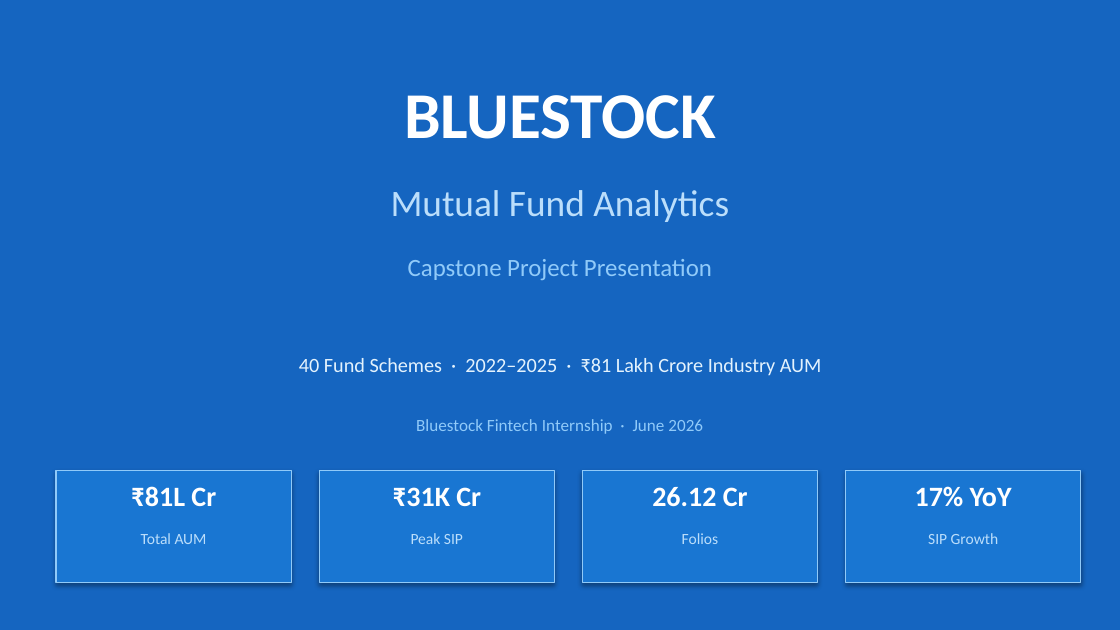
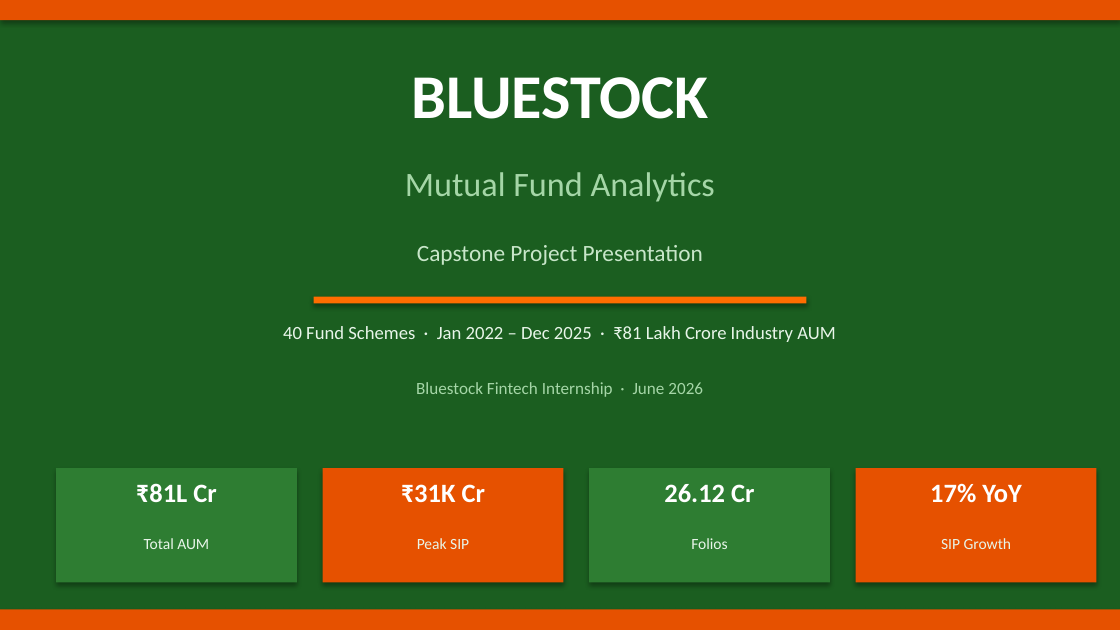
Before and after one commit to HellyPatel-05/MutualFundAnalytics, a slide deck: slide 1 of reports/Bluestock_MF_Presentation.pptx. Drawn at 1120x630 pixels with LibreOffice and Linux fonts; fonts in the diff are those of the drawing. Boxes give left, top, right and bottom in pixels: in the first picture for what was removed or moved away, otherwise in the second. Text is boxed around its words. In the diff, an @@ line names an element or a change of style, - is before the commit and + after.

```diff
--- a/reports/Bluestock_MF_Presentation.pptx
+++ b/reports/Bluestock_MF_Presentation.pptx
@@ background #1565C0 to #1B5E20 @@
@@ rectangle added at [0,0,1120,20], fill #E65100 @@
@@ text "BLUESTOCK": place and size @@
-text "BLUESTOCK" at [404,95,716,139]
+text "BLUESTOCK" at [412,77,709,119]
@@ text "BLUESTOCK" at [412,77,709,119]: size 42 to 40 pt @@
@@ text "Mutual Fund Analytics": place and size @@
-text "Mutual Fund Analytics" at [391,190,729,222]
+text "Mutual Fund Analytics" at [405,172,715,202]
@@ text "Mutual Fund Analytics" at [405,172,715,202]: size 24 to 22 pt, text colour #BBDEFB to #A5D6A7 @@
@@ text "Capstone Project Presentation": place and size @@
-text "Capstone Project Presentation" at [408,259,712,280]
+text "Capstone Project Presentation" at [417,245,703,265]
@@ text "Capstone Project Presentation" at [417,245,703,265]: size 16 to 15 pt, text colour #90CAF9 to #C8E6C9 @@
@@ rectangle: place and size @@
-rectangle at [56,470,291,582]
+rectangle at [314,297,806,304]
@@ rectangle at [314,297,806,304]: fill #1976D2 to #FF6D00; outline #90CAF9 0.75 pt to none @@
@@ text at [283,326,835,342]: text changed; size 13 to 12 pt; text colour #E3F2FD to #E8F5E9 @@
-40 Fund Schemes · 2022–2025 · ₹81 Lakh Crore Industry AUM
+40 Fund Schemes · Jan 2022 – Dec 2025 · ₹81 Lakh Crore Industry AUM
@@ text "Bluestock Fintech Internship · June ...": place and size @@
-text "Bluestock Fintech Internship · June ..." at [416,419,703,434]
+text "Bluestock Fintech Internship · June ..." at [416,382,703,397]
@@ text "Bluestock Fintech Internship · June ..." at [416,382,703,397]: text colour #90CAF9 to #A5D6A7 @@
@@ rectangle at [56,468,297,582]: fill #1976D2 to #2E7D32; outline #90CAF9 0.75 pt to none @@
@@ rectangle: place and size @@
-rectangle at [319,470,554,582]
+rectangle at [56,468,297,582]
@@ rectangle: place and size @@
-rectangle at [582,470,818,582]
+rectangle at [323,468,563,582]
@@ rectangle at [323,468,563,582]: fill #1976D2 to #E65100; outline #90CAF9 0.75 pt to none @@
@@ rectangle: place and size @@
-rectangle at [846,470,1081,582]
+rectangle at [589,468,830,582]
@@ rectangle at [589,468,830,582]: fill #1976D2 to #2E7D32; outline #90CAF9 0.75 pt to none @@
@@ size 18 to 17 pt in 4 elements at [136,483,216,502], [401,484,485,502], [664,484,754,502], [930,483,1022,503] @@
@@ rectangle added at [856,468,1096,582], fill #E65100 @@
@@ text colour #BBDEFB to #E8F5E9 in 4 elements at [144,538,209,549], [417,538,469,549], [691,538,727,549], [941,538,1012,549] @@
@@ rectangle added at [0,609,1120,630], fill #E65100 @@
```
Also in this commit, not shown: 11 other slides changed, 4 other files.
